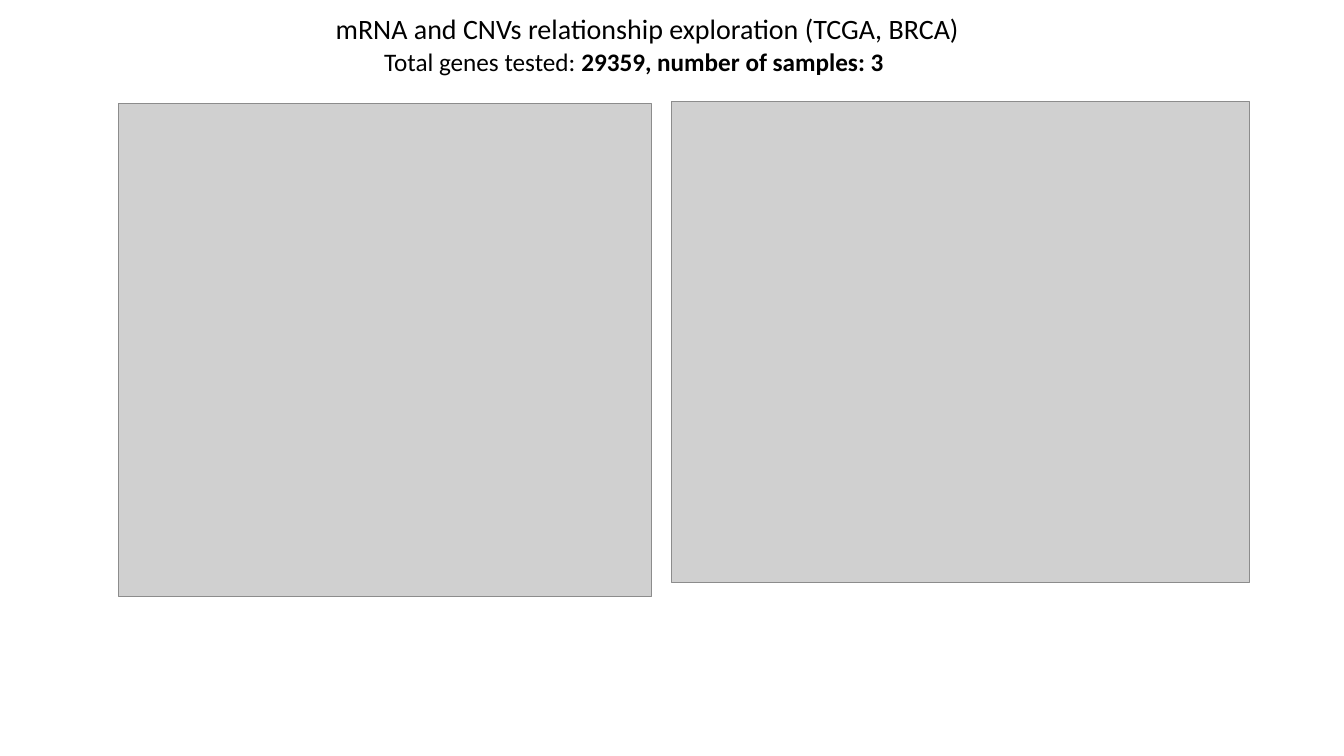
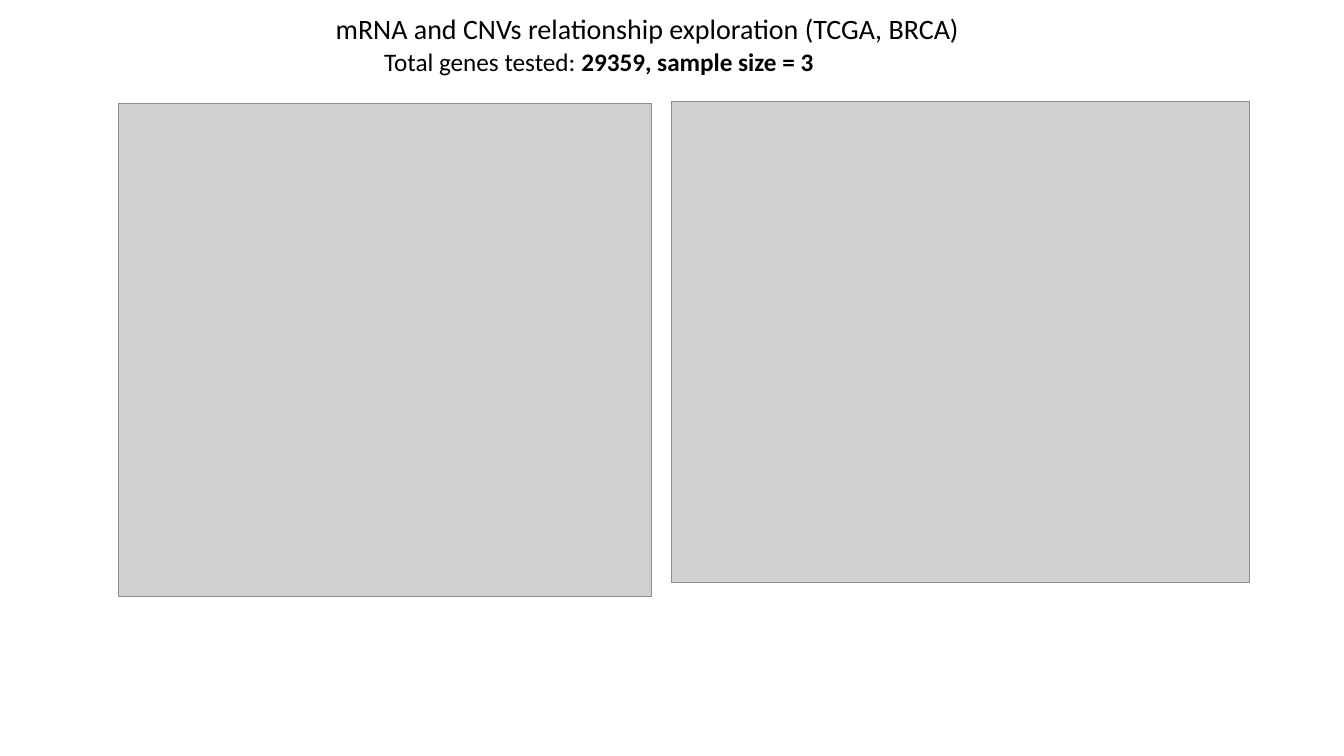
Before and after one commit to Katerina10-cloud/CN-aware-DGE, a slide deck: slide 9 of modeling DGE_CNV.pptx (slide 11 before the commit). Drawn at 1344x756 pixels with LibreOffice and Linux fonts; fonts in the diff are those of the drawing; grey boxes stand for pictures. Boxes give left, top, right and bottom in pixels: in the first picture for what was removed or moved away, otherwise in the second. Text is boxed around its words. In the diff, an @@ line names an element or a change of style, - is before the commit and + after.

```diff
--- a/modeling DGE_CNV.pptx
+++ b/modeling DGE_CNV.pptx
@@ text at [384,53,814,76]: text changed @@
-Total genes tested: 29359, number of samples: 3
+Total genes tested: 29359, sample size = 3
```
Also in this commit, not shown: 6 other slides changed, 2 slides added, 3 slides removed, 6 other files.
